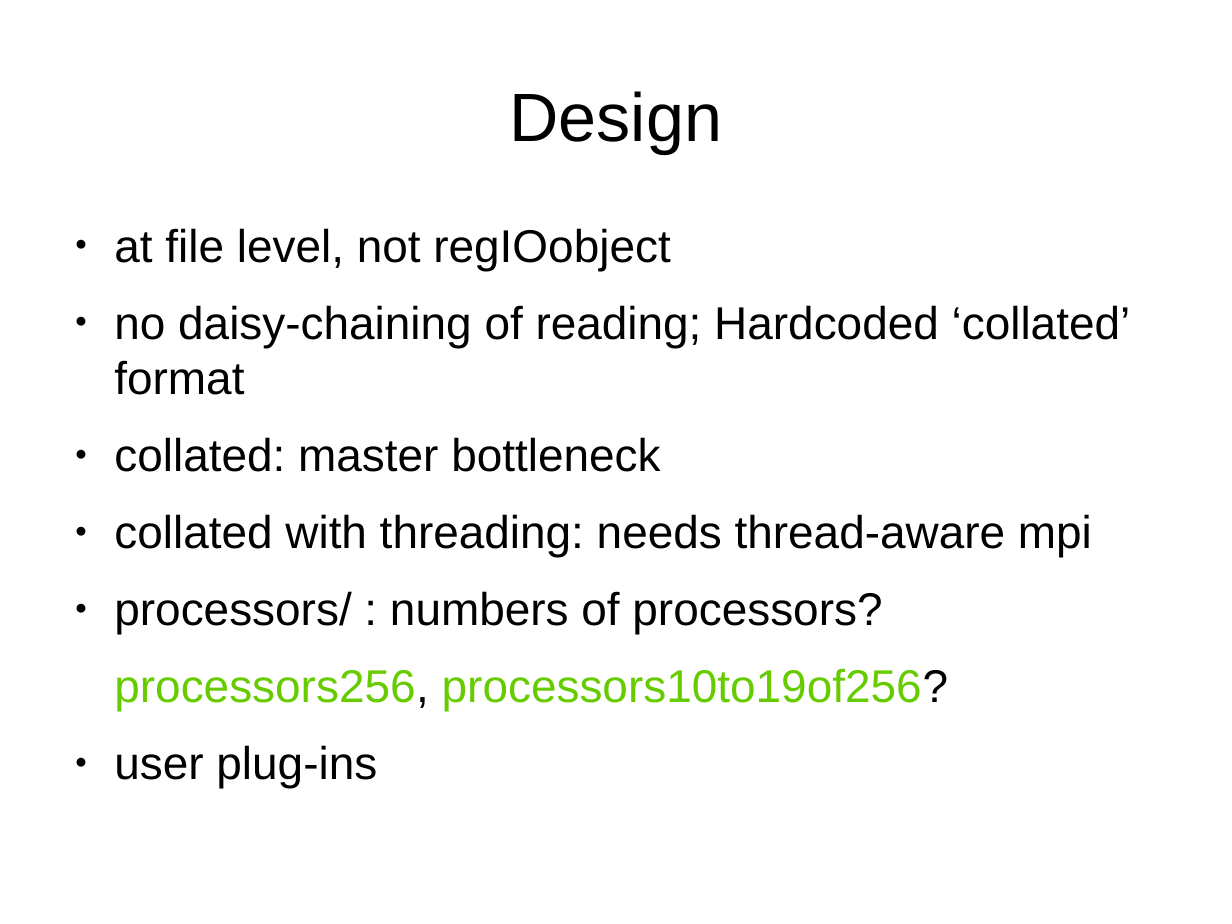
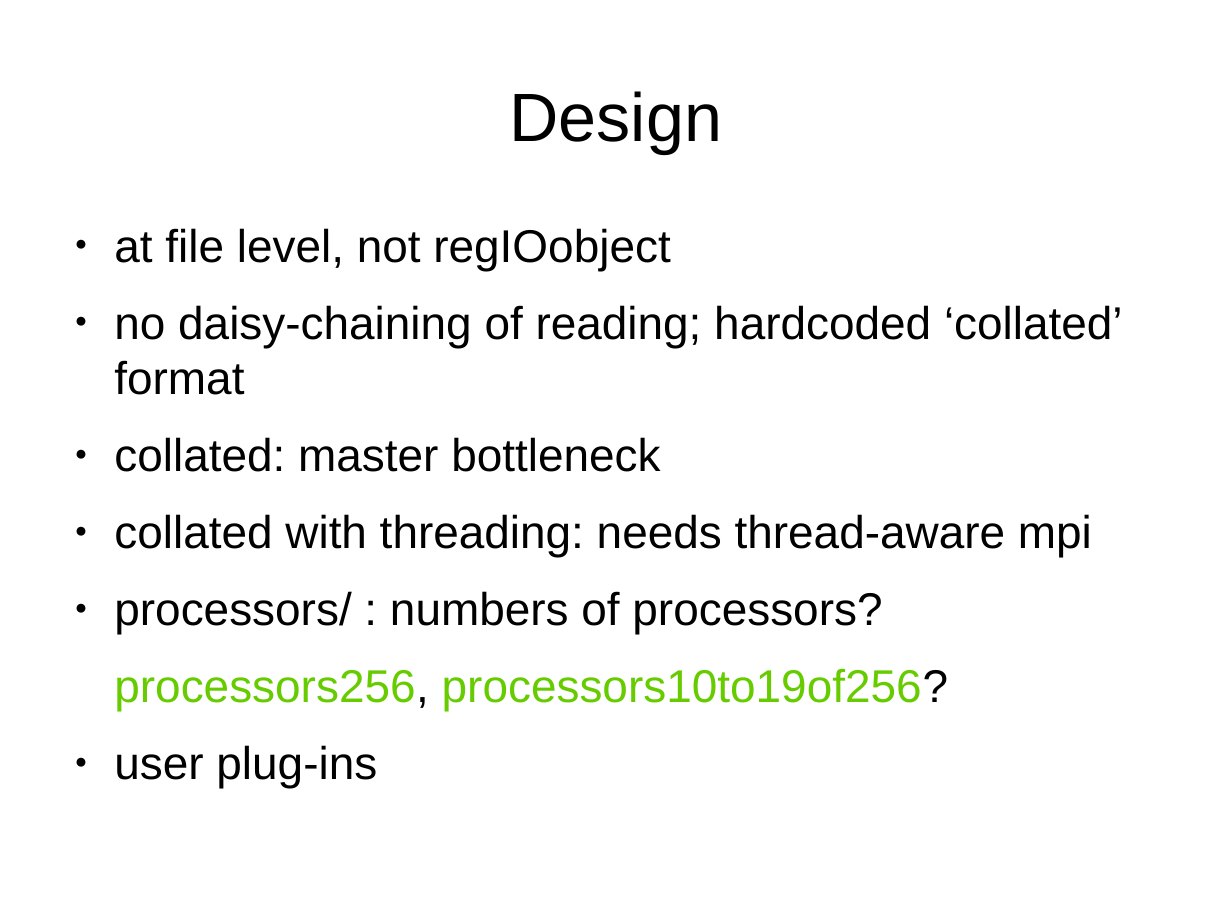
Before and after one commit to mattijsjanssens/mattijs-extensions, a slide deck: slide 18 of doc/Notes/GlobalFile_UGM2017/presentation.odp (slide 17 before the commit). Drawn at 1232x924 pixels with LibreOffice and Linux fonts; fonts in the diff are those of the drawing. Boxes give left, top, right and bottom in pixels: in the first picture for what was removed or moved away, otherwise in the second. Text is boxed around its words. In the diff, an @@ line names an element or a change of style, - is before the commit and + after.

```diff
--- a/doc/Notes/GlobalFile_UGM2017/presentation.odp
+++ b/doc/Notes/GlobalFile_UGM2017/presentation.odp
@@ text at [114, 305, 1123, 395]: text changed @@
-● no daisy-chaining of reading; Hardcoded ‘collated’ format
+● no daisy-chaining of reading; hardcoded ‘collated’ format
```
Also in this commit, not shown: 1 slide added, 1 other file.
